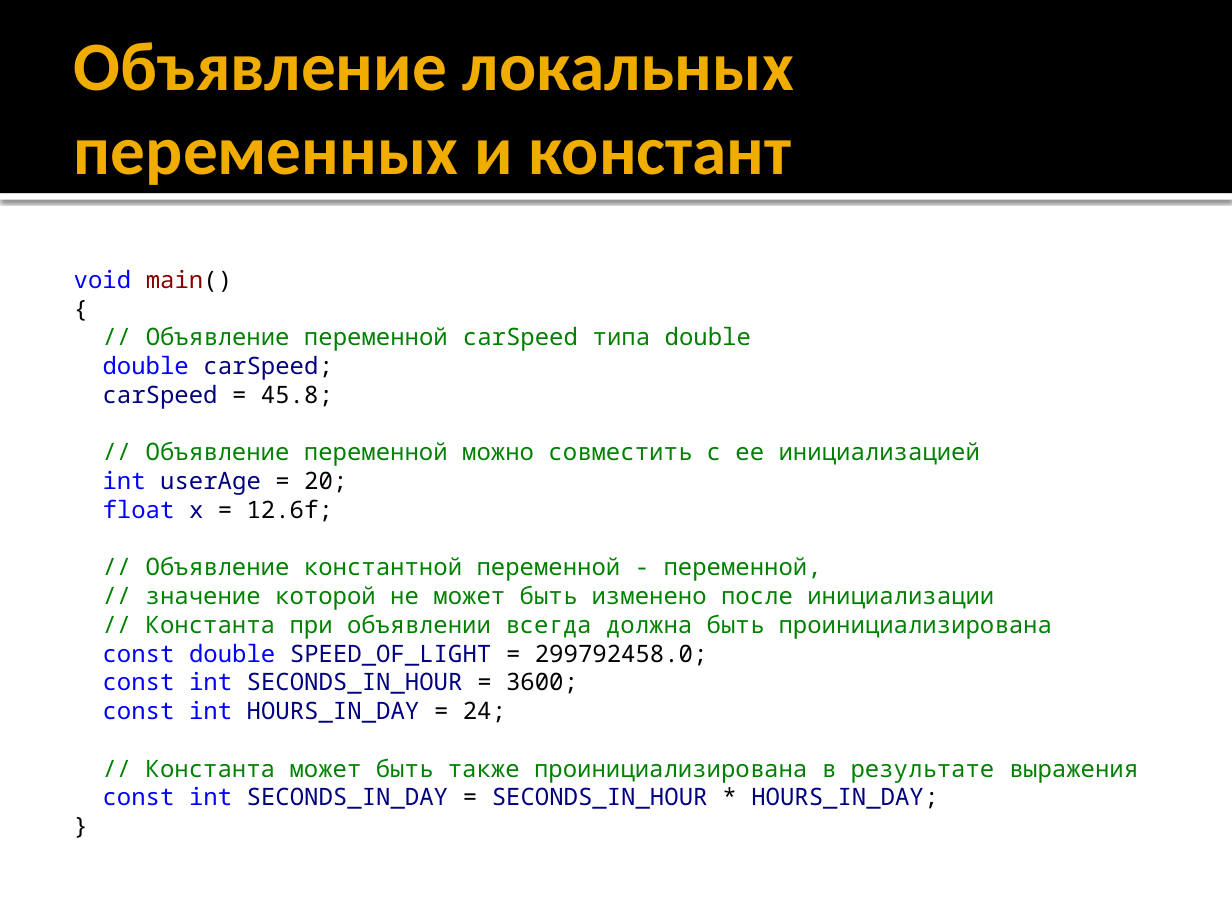
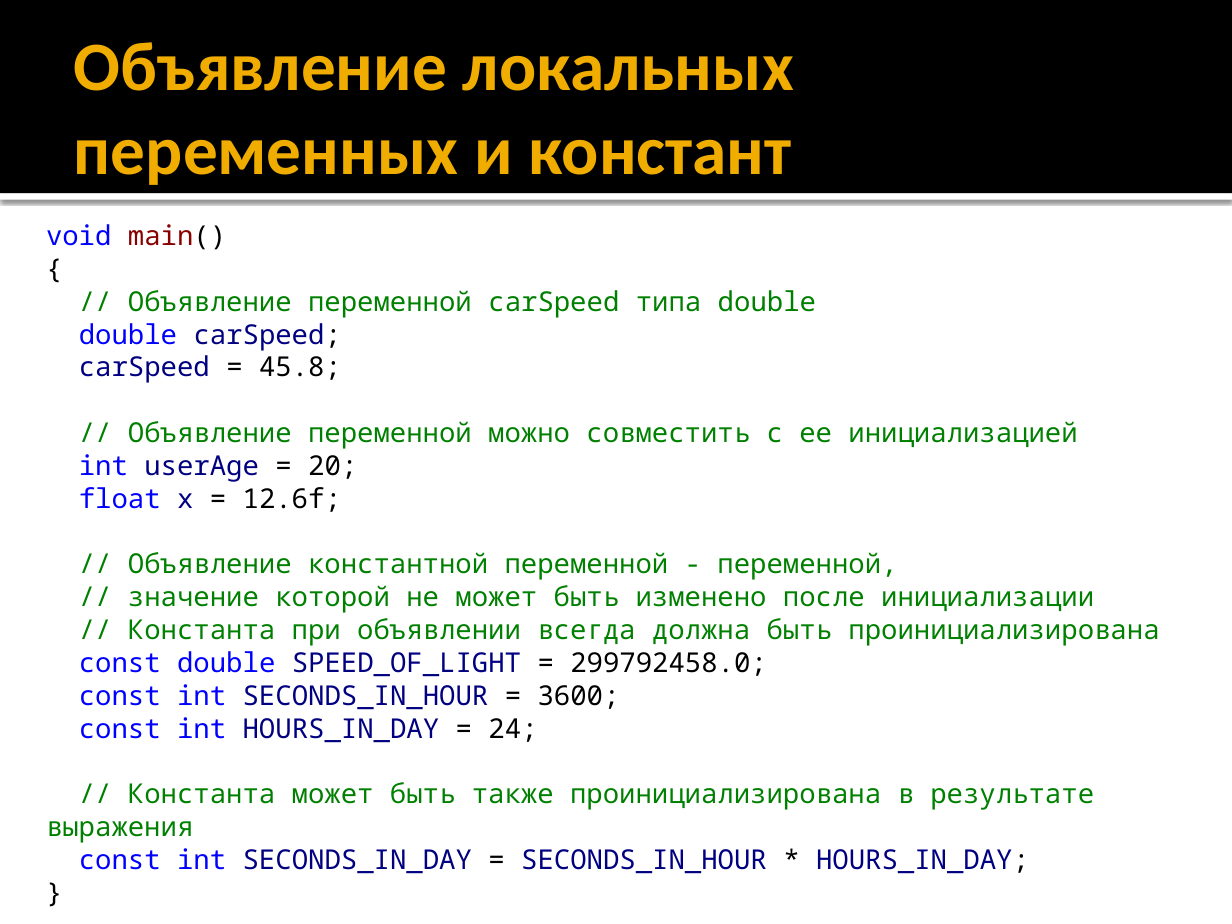
Before and after one commit to alexey-malov/oop, a slide deck: slide 18 of lectures/01/Синтаксис C++.pptx (slide 16 before the commit). Drawn at 1232x924 pixels with LibreOffice and Linux fonts; fonts in the diff are those of the drawing. Boxes give left, top, right and bottom in pixels: in the first picture for what was removed or moved away, otherwise in the second. Text is boxed around its words. In the diff, an @@ line names an element or a change of style, - is before the commit and + after.

```diff
--- a/lectures/01/Синтаксис C++.pptx
+++ b/lectures/01/Синтаксис C++.pptx
@@ text "void main()": place and size @@
-text "void main()" at [74, 269, 1138, 809]
+text "void main()" at [46, 224, 1159, 874]
@@ text "void main()" at [46, 224, 1159, 874]: size 14 to 16 pt @@
```
Also in this commit, not shown: 9 other slides changed, 3 slides added.
